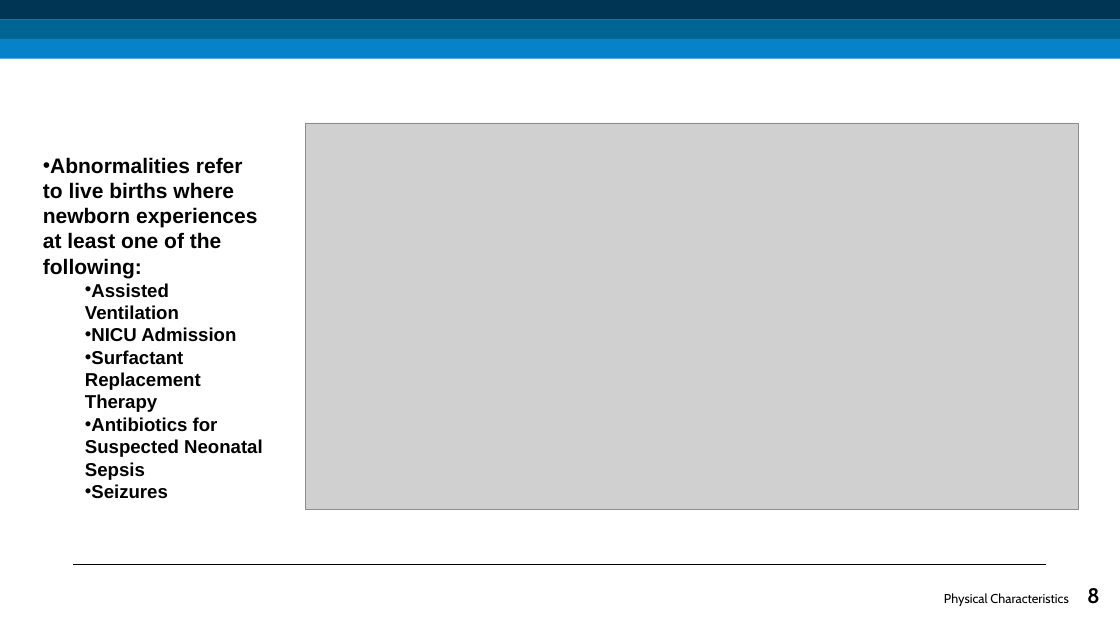
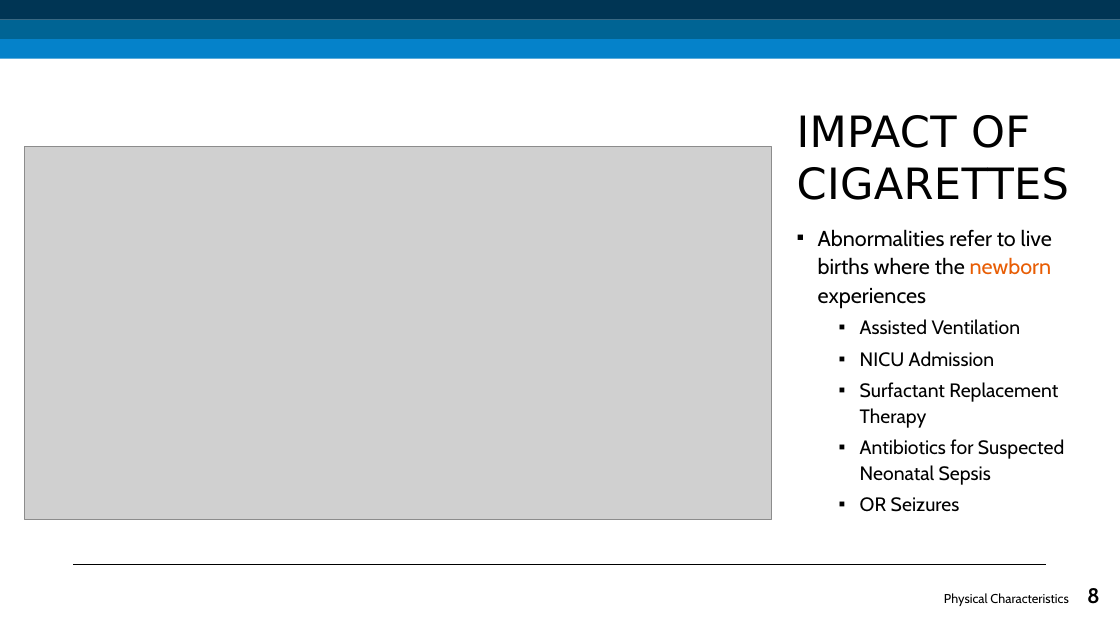
Before and after one commit to Abhijith-S-D/Pregnancy-Related_Complications_Mortality_in_US, a slide deck: slide 8 of presentation_materials/ece143-final_presentation.pptx. Drawn at 1120x630 pixels with LibreOffice and Linux fonts; fonts in the diff are those of the drawing; grey boxes stand for pictures. Boxes give left, top, right and bottom in pixels: in the first picture for what was removed or moved away, otherwise in the second. Text is boxed around its words. In the diff, an @@ line names an element or a change of style, - is before the commit and + after.

```diff
--- a/presentation_materials/ece143-final_presentation.pptx
+++ b/presentation_materials/ece143-final_presentation.pptx
@@ text added at [797,115,1069,200], 37 pt, text #000000 @@
+IMPACT OF CIGARETTES
@@ picture: place and size @@
-picture at [305,123,1078,509]
+picture at [24,146,771,519]
@@ text "Abnormalities refer to live births ...": place and size @@
-text "Abnormalities refer to live births ..." at [43,157,263,499]
+text "Abnormalities refer to live births ..." at [818,229,1064,512]
@@ text "Abnormalities refer to live births ..." at [818,229,1064,512]: vertical alignment middle to top @@
@@ text at [818,229,1052,308]: text changed; size 18 to 18.5 pt; font Arial to Cabin; bold off @@
-• Abnormalities refer to live births where newborn experiences at least one of the following:
+▪ Abnormalities refer to live births where the newborn experiences
@@ text at [860,319,1064,485]: size 16 to 16.6 pt, font Arial to Cabin, bold off in "Assisted Ventilation", "NICU Admission", "Surfactant Replacement Therapy", "Antibiotics for Suspected Neonatal Sepsis"; bullet • to ▪; line spacing 1 to 1.1; more space between paragraphs @@
@@ text at [860,497,960,512]: text changed; size 16 to 16.6 pt; font Arial to Cabin; bold off @@
-  • Seizures
+  ▪ OR Seizures
```
Also in this commit, not shown: 5 other slides changed, 4 slides added, 3 slides removed, 1 other file.
